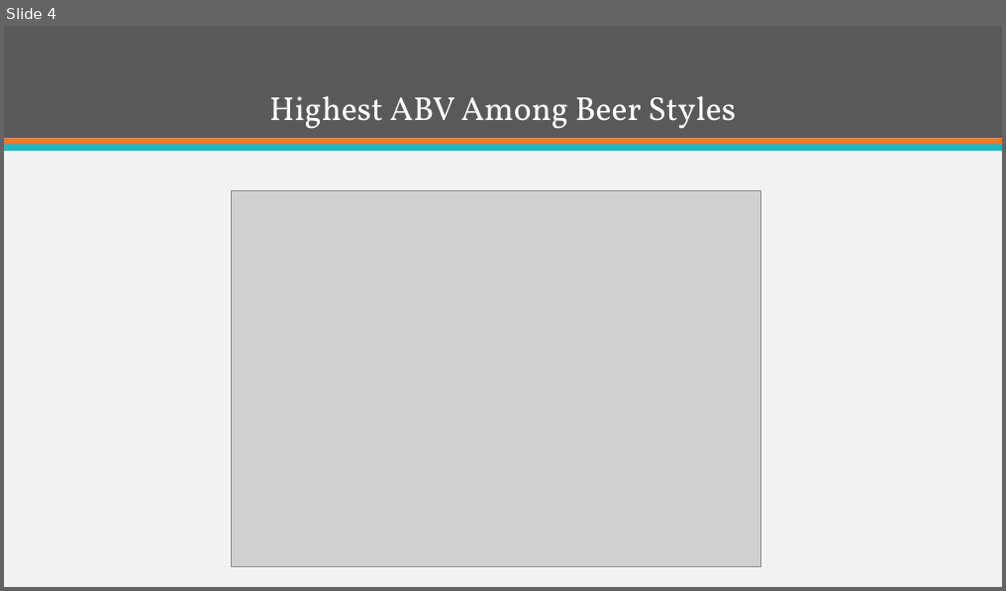
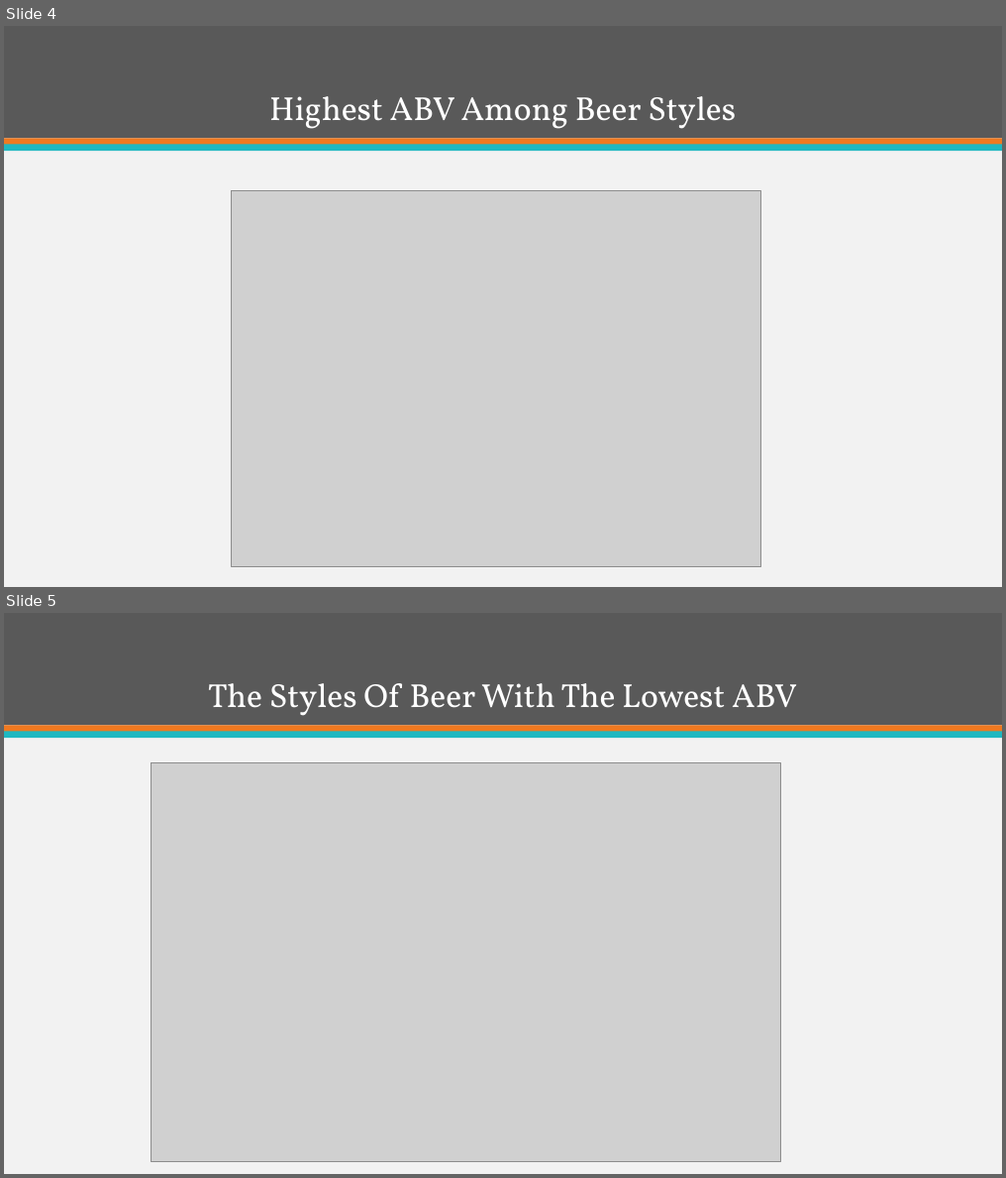
Before and after one commit to ItsGreyedOut/Brewery-Startup, a slide deck: presentation.pptx. Shown one above the other, each under a label of ours: slide 4 before the commit, slides 4 and 5 after it. The pictures are 1006x591 and 1006x1178 pixels, drawn with LibreOffice and Linux fonts; fonts in the diff are those of the drawing; grey boxes stand for pictures. Boxes give left, top, right and bottom in pixels: in the first picture for what was removed or moved away, otherwise in the second. Text is boxed around its words. In the diff, an @@ line names an element or a change of style, - is before the commit and + after.

```diff
--- a/presentation.pptx
+++ b/presentation.pptx
@@ slide 5 added at box(4, 613, 1002, 1174), background #F2F2F2; not listed: 3 template elements that a slide beside it also shows @@
@@ title added at box(208, 683, 797, 716), 32 pt, text #FFFFFF @@
+The Styles Of Beer With The Lowest ABV
@@ picture added at box(152, 762, 781, 1162) @@
```
Also in this commit, not shown: 2 slides changed, 3 other slides added, 5 slides removed.
